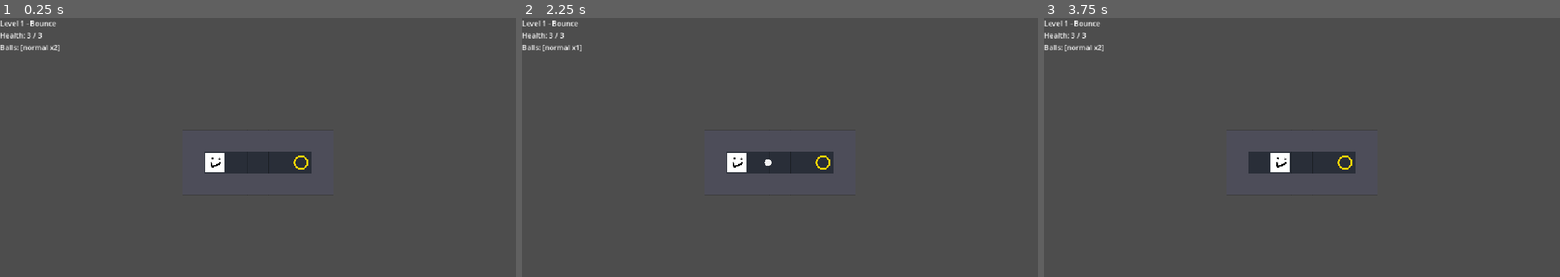
Above: before the commit, frames 1-3 (left to right).
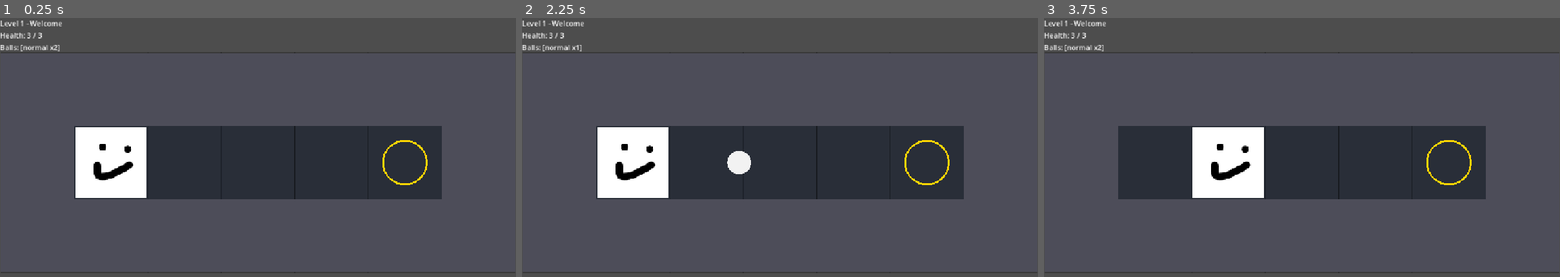
Above: after the commit, the same moments.

Repository: Legioncy/Deflection
Game: Godot game, scene res://main.tscn
Two runs of this game, one before a commit and one after it. Both use one fixed random seed, a clock stepped at 60 frames per second and the inputs below.
Inputs:
- Up to frame 1 (0.25 s): no input
- Up to frame 2 (2.25 s): tap Enter at 0.5 s; hold Right (shoot_right) 0.53-1.28 s; hold U (undo) 0.53-1.28 s; tap R (restart) at 1.25, 2 s; hold Down (shoot_down) 1.28-2.03 s; tap E (ball_next) at 1.35 s; tap U (undo) at 1.55 s; hold Right (shoot_right) from 2.03 s (still down); hold Q (ball_prev) from 2.03 s (still down)
- Up to frame 3 (3.75 s): tap U (undo) at 2.3, 2.85 s; tap R (restart) at 2.75, 3.5 s; release Right (shoot_right) at 2.78 s; release Q (ball_prev) at 2.78 s; hold Up (shoot_up) 2.78-3.53 s; hold Left (shoot_left) from 3.53 s (still down); hold Space (wait) from 3.53 s (still down)

The runs differ from the first frame. In frame 1, 19% of the frame differs, in the area x 5-86%, y 0-99%; in frame 2, 19%; in frame 3, 19%.

Commit message:
bigger

Diff:
--- a/scripts/level_data.gd
+++ b/scripts/level_data.gd
@@ -19,7 +19,7 @@
 
 const LEVELS := [
 	{
-		"name": "1 - Bounce",
+		"name": "1 - Welcome",
 		"map": [
 			"#######",
 			"#@...G#",
@@ -29,6 +29,15 @@
 	},
 	{
 		"name": "2 - Bridge",
+		"map": [
+			"##########",
+			"#@..r~..G#",
+			"##########",
+		],
+		"balls": {"normal": 2},
+	},
+	{
+		"name": "3 - Bridge",
 		"map": [
 			"##########",
 			"#@..r~..G#",
--- a/scripts/main.gd
+++ b/scripts/main.gd
@@ -6,7 +6,7 @@
 ##   - right after any tick in which the player moved (ball hit OR an ice slide step)
 ## so each ice step is its own undo step.
 
-const CELL := 48
+var cell := 48
 
 var busy := false
 var run_id := 0   # bumping this cancels any running auto-play
@@ -27,10 +27,21 @@
 var dirty := false   # true if `state` has changed since the newest checkpoint
 var selected_kind := "normal"
 
+func _fit_board() -> void:
+	var avail := get_viewport_rect().size - Vector2(0, 120)   # leave room for the HUD; adjust
+	cell = int(minf(avail.x / state.width, avail.y / state.height))
+	board.position = Vector2(
+		(get_viewport_rect().size.x - state.width * cell) / 2.0,
+		60 + (avail.y - state.height * cell) / 2.0)
 
 func _ready() -> void:
 	_register_inputs()
 	_load_level(0)
+	get_viewport().size_changed.connect(func():
+		if state == null:
+			return
+		_fit_board()
+		_refresh())
 
 
 # ---------------------------------------------------------------- input
@@ -87,20 +98,23 @@
 
 # ---------------------------------------------------------------- turns
 func _shoot(dir: Vector2i) -> void:
+	if busy and (state.balls.size() >= 16):
+		return   # max one new ball per tick, 16 in flight
 	if state.inventory.get(selected_kind, 0) <= 0:
 		_refresh("No %s balls left" % selected_kind)
 		return
 	if not busy:
-		_checkpoint()   # one undo step per volley
+		_checkpoint()
 	state.inventory[selected_kind] -= 1
 	var b := Ball.new()
 	b.kind = selected_kind
 	b.pos = state.player_pos
 	b.dir = dir
 	state.balls.append(b)
-	if not busy:
-		_advance()      # if already running, the loop picks the new ball up next tick
-
+	if busy:
+		hud.show_state(state, LevelData.LEVELS[level_index]["name"], selected_kind, "")  # update ammo count
+	else:
+		_advance()
 
 func _wait() -> void:
 	if busy or Sim.is_idle(state):
@@ -159,7 +173,7 @@
 	history.append(state.clone())
 	dirty = false
 	selected_kind = state.inventory.keys()[0]
-	board.position = (get_viewport_rect().size - Vector2(state.width, state.height) * CELL) / 2.0
+	_fit_board()
 	_refresh()
 
 
@@ -174,7 +188,7 @@
 	_refresh()
 
 func _refresh(note: String = "", animate := false, start_t := 0.0) -> void:
-	board.set_state(state, CELL, animate, start_t)
+	board.set_state(state, cell, animate, start_t)
 	var msg := note
 	if state.won:
 		msg = "Level complete! Press Space for the next level."
